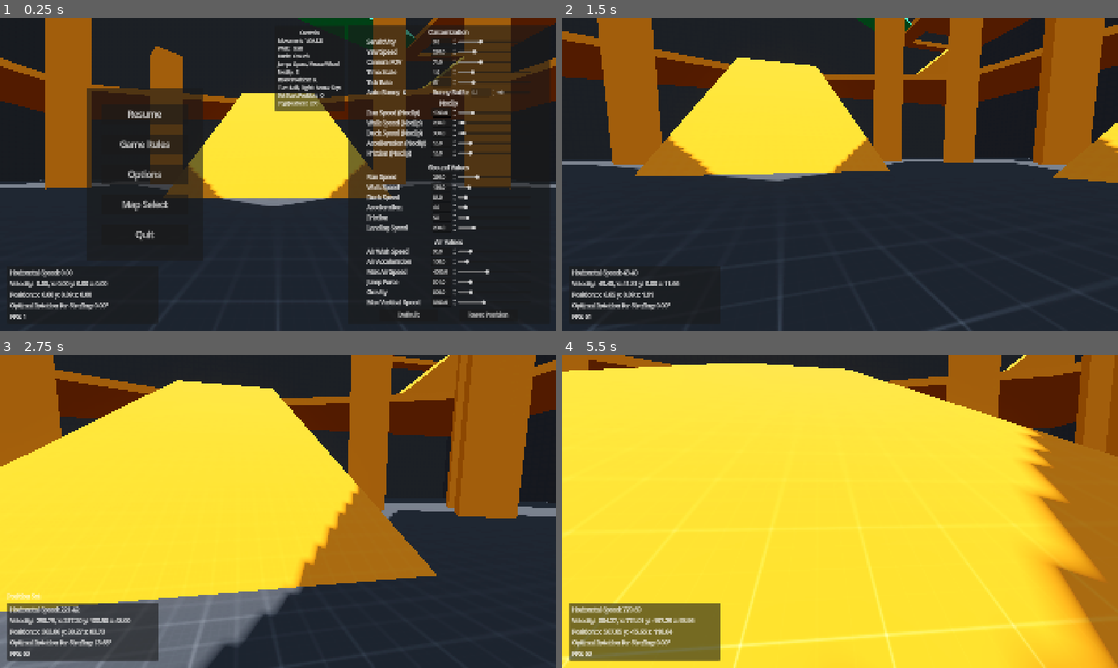
Above: before the commit, frames 1-4 (two rows, left to right).
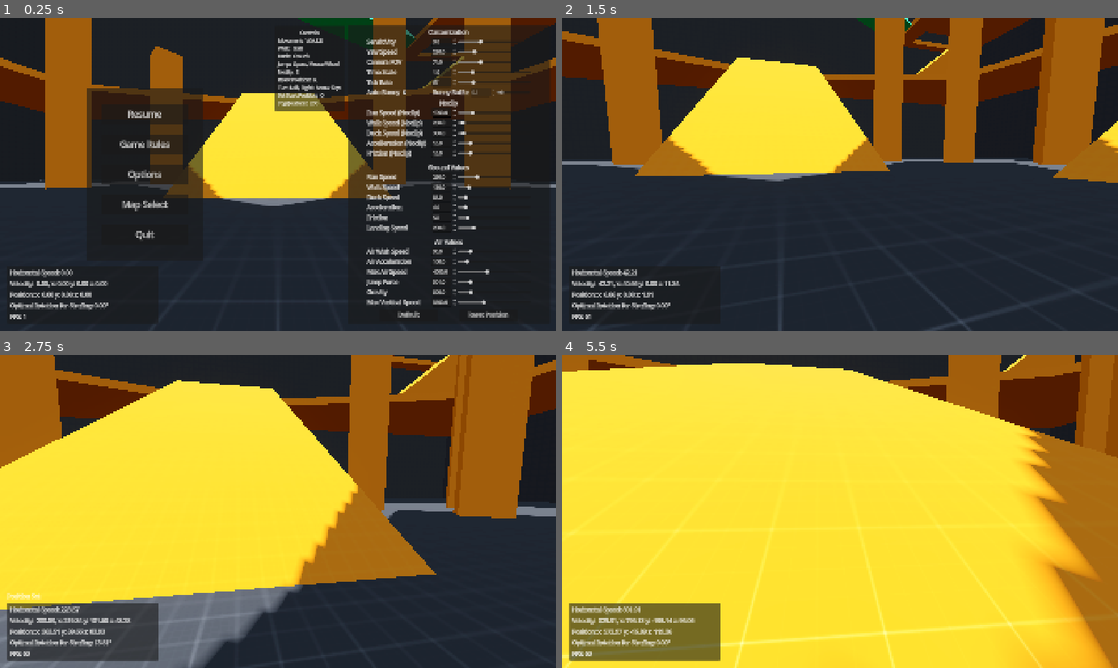
Above: after the commit, the same moments.

Repository: baristay/godot4-source-style-movement
Game: Godot game, scene res://Maps/open_playground.tscn
The game is run twice, just before and just after one commit, with the same random seed, the same clock (stepped at 60 frames per second) and the same inputs.
Inputs (mouse positions are in pixels of both pictures, inside the frame that each line leads up to):
- Up to frame 1 (0.25 s): no input
- Up to frame 2 (1.5 s): click "Resume" at 0.5 s; tap Enter at 1.25 s; move the mouse to (867, 174) at 1.27 s; hold W (up) from 1.28 s (still down); hold Ctrl (crouch) from 1.28 s (still down)
- Up to frame 3 (2.75 s): keep holding W (up); tap Space (jump) at 1.52, 1.82, 2.27, 2.57 s; tap E (noclip) at 1.55, 2.1 s; move the mouse to (250, 511) at 2.02 s; release Ctrl (crouch) at 2.03 s; tap Q (set_start_pos) at 2.3 s
- Up to frame 4 (5.5 s): keep holding W (up); move the mouse to (851, 505) at 2.77 s; hold Shift (walk) 2.78-3.53 s; tap Q (set_start_pos) at 2.85 s; move the mouse to (834, 517) at 3.52 s; tap Shift (walk) at 3.6 s; tap Space (jump) at 3.77, 3.8, 4.07, 5.27 s; move the mouse to (878, 514) at 4.27 s; hold Space (jump) 4.28-5.03 s; tap Ctrl (crouch) at 4.55, 5.1 s; tap R (resetpos, bound only before the commit) at 4.9 s; move the mouse to (795, 508) at 5.02 s; tap E (noclip) at 5.3 s

The runs differ from the first frame. In frame 1, less than 0.1% of the frame differs, in the area x 12-84%, y 12-90%; in frame 2, 0.1%; in frame 3, 1.1%; in frame 4, 2.2%, in the area x 0-100%, y 0-100%.

Commit message:
Add project setup script and rewrite README

Diff:
--- a/Player/component/input_component.gd
+++ b/Player/component/input_component.gd
@@ -114,7 +114,7 @@
 	is_noclip_requested = Input.is_action_just_pressed("noclip")
 
 	# Reset: one-frame request, true only on the frame the key is pressed
-	is_reset_requested = Input.is_action_just_pressed("resetpos")
+	is_reset_requested = Input.is_action_just_pressed("reset_pos")
 
 	# Set Position: one-frame request, true only on the frame the key is pressed
 	is_set_pos_requested = Input.is_action_just_pressed("set_start_pos")
--- /dev/null
+++ b/Player/project_setup.gd
@@ -0,0 +1,88 @@
+@tool
+extends EditorScript
+
+var _pending: Dictionary = {}
+
+func _run() -> void:
+	_pending.clear()
+	_collect_inputs()
+	_write_inputs()
+	_set_project_settings()
+
+	var err := ProjectSettings.save()
+	if err != OK:
+		push_error("Could not save project.godot: %s" % error_string(err))
+		return
+	print("Setup complete.")
+
+
+func _collect_inputs() -> void:
+	bind_key("left", KEY_A)
+	bind_key("right", KEY_D)
+	bind_key("up", KEY_W)
+	bind_key("down", KEY_S)
+
+	bind_key("walk", KEY_SHIFT)
+	bind_key("crouch", KEY_CTRL)
+	bind_key("noclip", KEY_E)
+
+	bind_key("jump", KEY_SPACE)
+	bind_mouse("jump", MOUSE_BUTTON_WHEEL_UP)
+	bind_mouse("jump", MOUSE_BUTTON_WHEEL_DOWN)
+
+	bind_key("reset_pos", KEY_R)
+	bind_key("set_start_pos", KEY_Q)
+
+	bind_key("turn_left", KEY_LEFT)
+	bind_key("turn_right", KEY_RIGHT)
+
+
+func bind_event(action: String, event: InputEvent) -> void:
+	if not _pending.has(action):
+		_pending[action] = []
+	var list: Array = _pending[action]
+	for existing in list:
+		if existing.is_match(event):
+			return
+	list.append(event)
+
+func bind_key(action: String, keycode: Key) -> void:
+	var e := InputEventKey.new()
+	e.physical_keycode = keycode
+	bind_event(action, e)
+
+func bind_mouse(action: String, button: MouseButton) -> void:
+	var e := InputEventMouseButton.new()
+	e.button_index = button
+	bind_event(action, e)
+
+
+func _write_inputs() -> void:
+	for action: String in _pending:
+		var setting: String = "input/" + action
+		if ProjectSettings.has_setting(setting):
+			print("'%s' is already defined, skipped." % action)
+			continue
+		ProjectSettings.set_setting(setting, {
+			"deadzone": 0.2,
+			"events": _pending[action],
+		})
+		for event: InputEvent in _pending[action]:
+			print("Bound '%s' -> %s" % [action, event.as_text()])
+
+
+func _set_project_settings() -> void:
+	_apply_setting("display/window/stretch/aspect", "keep")
+	_apply_setting("display/window/vsync/vsync_mode", 0)
+
+	_apply_setting("physics/3d/physics_engine", "Jolt Physics")
+
+	_apply_setting("physics/common/physics_ticks_per_second", 67)
+	_apply_setting("physics/common/max_physics_steps_per_frame", 16)
+	_apply_setting("physics/common/physics_jitter_fix", 0.0)
+	_apply_setting("physics/common/physics_interpolation", true)
+	_apply_setting("physics/jolt_physics_3d/collisions/collision_margin_fraction", 0.0)
+
+func _apply_setting(path: String, value: Variant) -> void:
+	ProjectSettings.set_setting(path, value)
+	print("Set %s = %s" % [path, var_to_str(value)])
--- a/project.godot
+++ b/project.godot
@@ -14,7 +14,6 @@
 run/main_scene="uid://beh4u57m4xp8s"
 config/features=PackedStringArray("4.7", "Forward Plus")
 run/max_fps=240
-run/physics_ticks_per_second=15
 
 [display]
 
@@ -47,75 +46,74 @@
 
 left={
 "deadzone": 0.2,
-"events": [Object(InputEventKey,"resource_local_to_scene":false,"resource_name":"","device":-1,"window_id":0,"alt_pressed":false,"shift_pressed":false,"ctrl_pressed":false,"meta_pressed":false,"pressed":false,"keycode":0,"physical_keycode":65,"key_label":0,"unicode":97,"location":0,"echo":false,"script":null)
+"events": [Object(InputEventKey,"resource_local_to_scene":false,"resource_name":"","device":16,"window_id":0,"alt_pressed":false,"shift_pressed":false,"ctrl_pressed":false,"meta_pressed":false,"pressed":false,"keycode":0,"physical_keycode":65,"key_label":0,"unicode":0,"location":0,"echo":false,"script":null)
 ]
 }
 right={
 "deadzone": 0.2,
-"events": [Object(InputEventKey,"resource_local_to_scene":false,"resource_name":"","device":-1,"window_id":0,"alt_pressed":false,"shift_pressed":false,"ctrl_pressed":false,"meta_pressed":false,"pressed":false,"keycode":0,"physical_keycode":68,"key_label":0,"unicode":100,"location":0,"echo":false,"script":null)
+"events": [Object(InputEventKey,"resource_local_to_scene":false,"resource_name":"","device":16,"window_id":0,"alt_pressed":false,"shift_pressed":false,"ctrl_pressed":false,"meta_pressed":false,"pressed":false,"keycode":0,"physical_keycode":68,"key_label":0,"unicode":0,"location":0,"echo":false,"script":null)
 ]
 }
 up={
 "deadzone": 0.2,
-"events": [Object(InputEventKey,"resource_local_to_scene":false,"resource_name":"","device":-1,"window_id":0,"alt_pressed":false,"shift_pressed":false,"ctrl_pressed":false,"meta_pressed":false,"pressed":false,"keycode":0,"physical_keycode":87,"key_label":0,"unicode":119,"location":0,"echo":false,"script":null)
+"events": [Object(InputEventKey,"resource_local_to_scene":false,"resource_name":"","device":16,"window_id":0,"alt_pressed":false,"shift_pressed":false,"ctrl_pressed":false,"meta_pressed":false,"pressed":false,"keycode":0,"physical_keycode":87,"key_label":0,"unicode":0,"location":0,"echo":false,"script":null)
 ]
 }
 down={
 "deadzone": 0.2,
-"events": [Object(InputEventKey,"resource_local_to_scene":false,"resource_name":"","device":-1,"window_id":0,"alt_pressed":false,"shift_pressed":false,"ctrl_pressed":false,"meta_pressed":false,"pressed":false,"keycode":0,"physical_keycode":83,"key_label":0,"unicode":115,"location":0,"echo":false,"script":null)
+"events": [Object(InputEventKey,"resource_local_to_scene":false,"resource_name":"","device":16,"window_id":0,"alt_pressed":false,"shift_pressed":false,"ctrl_pressed":false,"meta_pressed":false,"pressed":false,"keycode":0,"physical_keycode":83,"key_label":0,"unicode":0,"location":0,"echo":false,"script":null)
+]
+}
+walk={
+"deadzone": 0.2,
+"events": [Object(InputEventKey,"resource_local_to_scene":false,"resource_name":"","device":16,"window_id":0,"alt_pressed":false,"shift_pressed":false,"ctrl_pressed":false,"meta_pressed":false,"pressed":false,"keycode":0,"physical_keycode":4194325,"key_label":0,"unicode":0,"location":0,"echo":false,"script":null)
+]
+}
+crouch={
+"deadzone": 0.2,
+"events": [Object(InputEventKey,"resource_local_to_scene":false,"resource_name":"","device":16,"window_id":0,"alt_pressed":false,"shift_pressed":false,"ctrl_pressed":false,"meta_pressed":false,"pressed":false,"keycode":0,"physical_keycode":4194326,"key_label":0,"unicode":0,"location":0,"echo":false,"script":null)
+]
+}
+noclip={
+"deadzone": 0.2,
+"events": [Object(InputEventKey,"resource_local_to_scene":false,"resource_name":"","device":16,"window_id":0,"alt_pressed":false,"shift_pressed":false,"ctrl_pressed":false,"meta_pressed":false,"pressed":false,"keycode":0,"physical_keycode":69,"key_label":0,"unicode":0,"location":0,"echo":false,"script":null)
 ]
 }
 jump={
 "deadzone": 0.2,
-"events": [Object(InputEventKey,"resource_local_to_scene":false,"resource_name":"","device":-1,"window_id":0,"alt_pressed":false,"shift_pressed":false,"ctrl_pressed":false,"meta_pressed":false,"pressed":false,"keycode":0,"physical_keycode":32,"key_label":0,"unicode":32,"location":0,"echo":false,"script":null)
-, Object(InputEventMouseButton,"resource_local_to_scene":false,"resource_name":"","device":-1,"window_id":0,"alt_pressed":false,"shift_pressed":false,"ctrl_pressed":false,"meta_pressed":false,"button_mask":16,"position":Vector2(236, 17),"global_position":Vector2(245, 65),"factor":1.0,"button_index":5,"canceled":false,"pressed":true,"double_click":false,"script":null)
-, Object(InputEventMouseButton,"resource_local_to_scene":false,"resource_name":"","device":-1,"window_id":0,"alt_pressed":false,"shift_pressed":false,"ctrl_pressed":false,"meta_pressed":false,"button_mask":8,"position":Vector2(171, 5),"global_position":Vector2(180, 53),"factor":1.0,"button_index":4,"canceled":false,"pressed":true,"double_click":false,"script":null)
+"events": [Object(InputEventKey,"resource_local_to_scene":false,"resource_name":"","device":16,"window_id":0,"alt_pressed":false,"shift_pressed":false,"ctrl_pressed":false,"meta_pressed":false,"pressed":false,"keycode":0,"physical_keycode":32,"key_label":0,"unicode":0,"location":0,"echo":false,"script":null)
+, Object(InputEventMouseButton,"resource_local_to_scene":false,"resource_name":"","device":32,"window_id":0,"alt_pressed":false,"shift_pressed":false,"ctrl_pressed":false,"meta_pressed":false,"button_mask":0,"position":Vector2(0, 0),"global_position":Vector2(0, 0),"factor":1.0,"button_index":4,"canceled":false,"pressed":false,"double_click":false,"script":null)
+, Object(InputEventMouseButton,"resource_local_to_scene":false,"resource_name":"","device":32,"window_id":0,"alt_pressed":false,"shift_pressed":false,"ctrl_pressed":false,"meta_pressed":false,"button_mask":0,"position":Vector2(0, 0),"global_position":Vector2(0, 0),"factor":1.0,"button_index":5,"canceled":false,"pressed":false,"double_click":false,"script":null)
+]
+}
+reset_pos={
+"deadzone": 0.2,
+"events": [Object(InputEventKey,"resource_local_to_scene":false,"resource_name":"","device":16,"window_id":0,"alt_pressed":false,"shift_pressed":false,"ctrl_pressed":false,"meta_pressed":false,"pressed":false,"keycode":0,"physical_keycode":82,"key_label":0,"unicode":0,"location":0,"echo":false,"script":null)
+]
+}
+set_start_pos={
+"deadzone": 0.2,
+"events": [Object(InputEventKey,"resource_local_to_scene":false,"resource_name":"","device":16,"window_id":0,"alt_pressed":false,"shift_pressed":false,"ctrl_pressed":false,"meta_pressed":false,"pressed":false,"keycode":0,"physical_keycode":81,"key_label":0,"unicode":0,"location":0,"echo":false,"script":null)
 ]
 }
 turn_left={
 "deadzone": 0.2,
-"events": [Object(InputEventKey,"resource_local_to_scene":false,"resource_name":"","device":-1,"window_id":0,"alt_pressed":false,"shif …(180 unchanged characters)…
+"events": [Object(InputEventKey,"resource_local_to_scene":false,"resource_name":"","device":16,"window_id":0,"alt_pressed":false,"shif …(180 unchanged characters)…
 ]
 }
 turn_right={
 "deadzone": 0.2,
-"events": [Object(InputEventKey,"resource_local_to_scene":false,"resource_name":"","device":-1,"window_id":0,"alt_pressed":false,"shif …(180 unchanged characters)…
-]
-}
-walk={
-"deadzone": 0.2,
-"events": [Object(InputEventKey,"resource_local_to_scene":false,"resource_name":"","device":-1,"window_id":0,"alt_pressed":false,"shift_pressed":false,"ctrl_pressed":false,"meta_pressed":false,"pressed":false,"keycode":0,"physical_keycode":4194325,"key_label":0,"unicode":0,"location":0,"echo":false,"script":null)
-]
-}
-crouch={
-"deadzone": 0.2,
-"events": [Object(InputEventKey,"resource_local_to_scene":false,"resource_name":"","device":-1,"window_id":0,"alt_pressed":false,"shift_pressed":false,"ctrl_pressed":false,"meta_pressed":false,"pressed":false,"keycode":0,"physical_keycode":4194326,"key_label":0,"unicode":0,"location":0,"echo":false,"script":null)
-]
-}
-noclip={
-"deadzone": 0.2,
-"events": [Object(InputEventKey,"resource_local_to_scene":false,"resource_name":"","device":-1,"window_id":0,"alt_pressed":false,"shift_pressed":false,"ctrl_pressed":false,"meta_pressed":false,"pressed":false,"keycode":0,"physical_keycode":69,"key_label":0,"unicode":101,"location":0,"echo":false,"script":null)
-]
-}
-resetpos={
-"deadzone": 0.2,
-"events": [Object(InputEventKey,"resource_local_to_scene":false,"resource_name":"","device":-1,"window_id":0,"alt_pressed":false,"shift_pressed":false,"ctrl_pressed":false,"meta_pressed":false,"pressed":false,"keycode":0,"physical_keycode":82,"key_label":0,"unicode":114,"location":0,"echo":false,"script":null)
-]
-}
-set_start_pos={
-"deadzone": 0.2,
-"events": [Object(InputEventKey,"resource_local_to_scene":false,"resource_name":"","device":-1,"window_id":0,"alt_pressed":false,"shift_pressed":false,"ctrl_pressed":false,"meta_pressed":false,"pressed":false,"keycode":0,"physical_keycode":81,"key_label":0,"unicode":113,"location":0,"echo":false,"script":null)
+"events": [Object(InputEventKey,"resource_local_to_scene":false,"resource_name":"","device":16,"window_id":0,"alt_pressed":false,"shif …(180 unchanged characters)…
 ]
 }
 
 [physics]
 
-common/physics_ticks_per_second=64
+common/physics_ticks_per_second=67
 common/max_physics_steps_per_frame=16
 common/physics_jitter_fix=0.0
 3d/physics_engine="Jolt Physics"
 jolt_physics_3d/collisions/collision_margin_fraction=0.0
-3d/default_gravity=0.0
 common/physics_interpolation=true
 jolt_physics_3d/default_filters/texture_mipmap_bias=-1.0
 jolt_physics_3d/light_projectors/filter=5
Not shown, added: Player/project_setup.gd.uid
Not shown, changed: README.md
